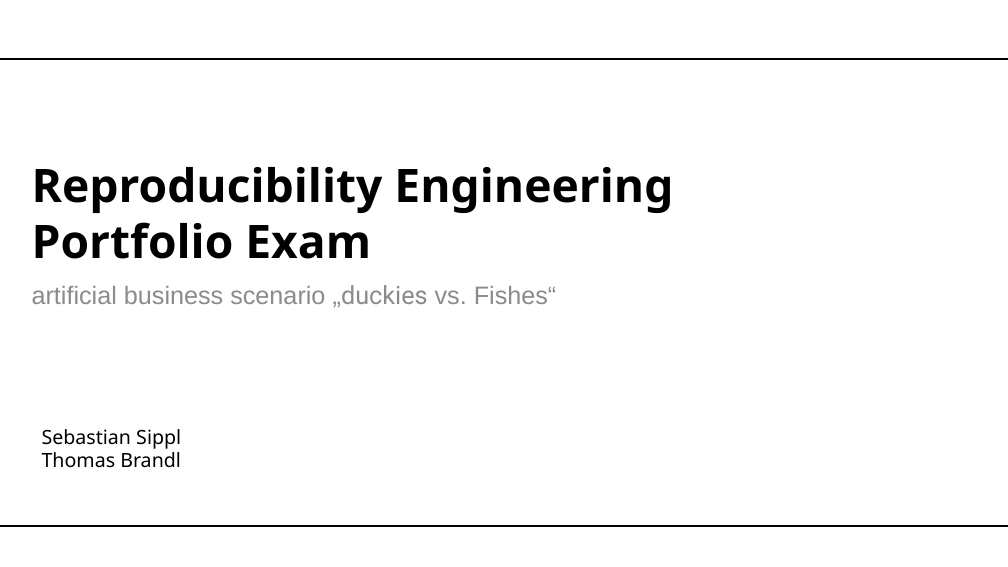
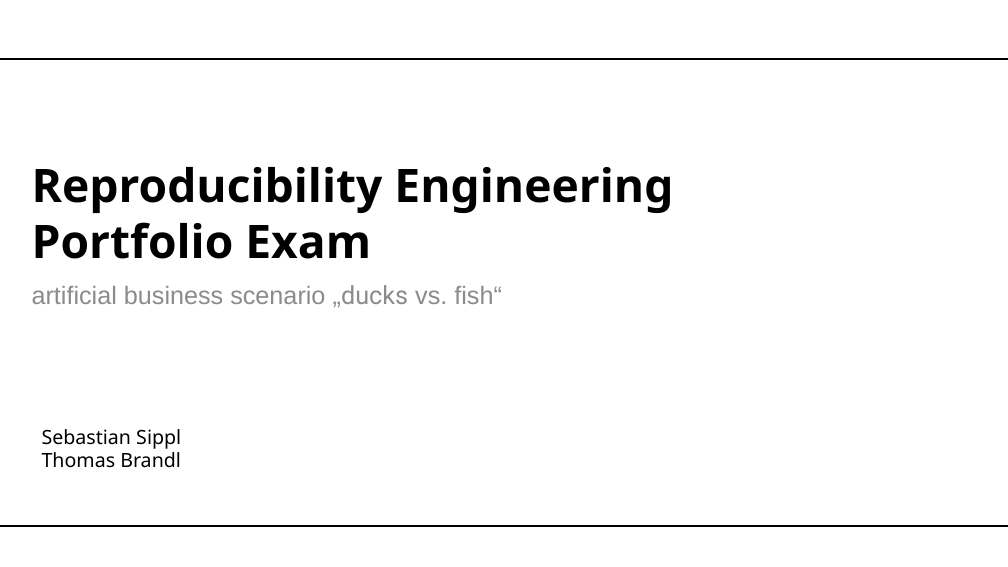
Before and after one commit to brt30696/REPRO_Rraesentation, a slide deck: slide 1 of Präsentation.pptx. Drawn at 1008x567 pixels with LibreOffice and Linux fonts; fonts in the diff are those of the drawing; background and template pictures are left out. Boxes give left, top, right and bottom in pixels: in the first picture for what was removed or moved away, otherwise in the second. Text is boxed around its words. In the diff, an @@ line names an element or a change of style, - is before the commit and + after.

```diff
--- a/Präsentation.pptx
+++ b/Präsentation.pptx
@@ subtitle at (32, 285, 502, 307): text changed @@
-artificial business scenario „duckies vs. Fishes“
+artificial business scenario „ducks vs. fish“
```
Also in this commit, not shown: 3 other slides changed.
